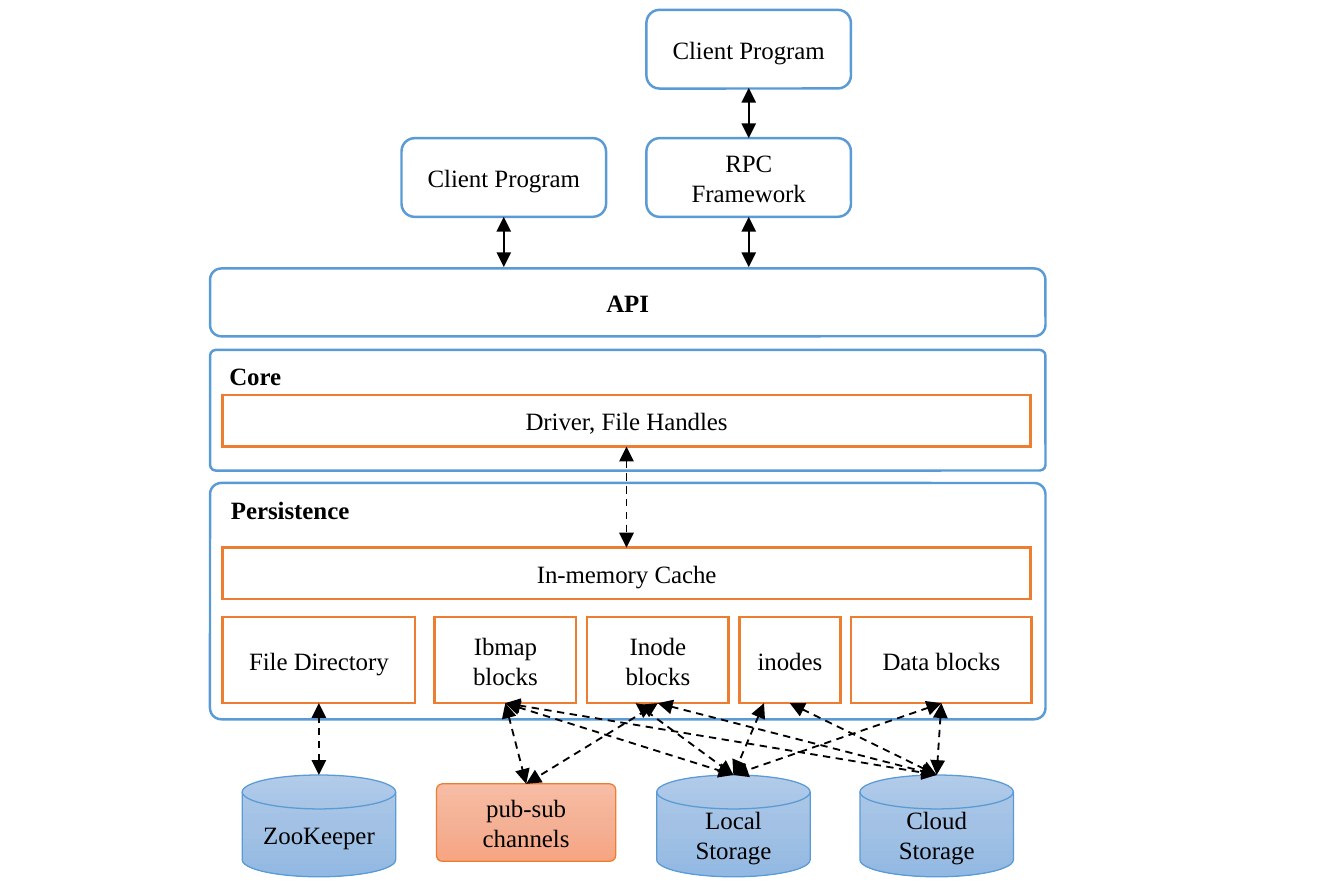
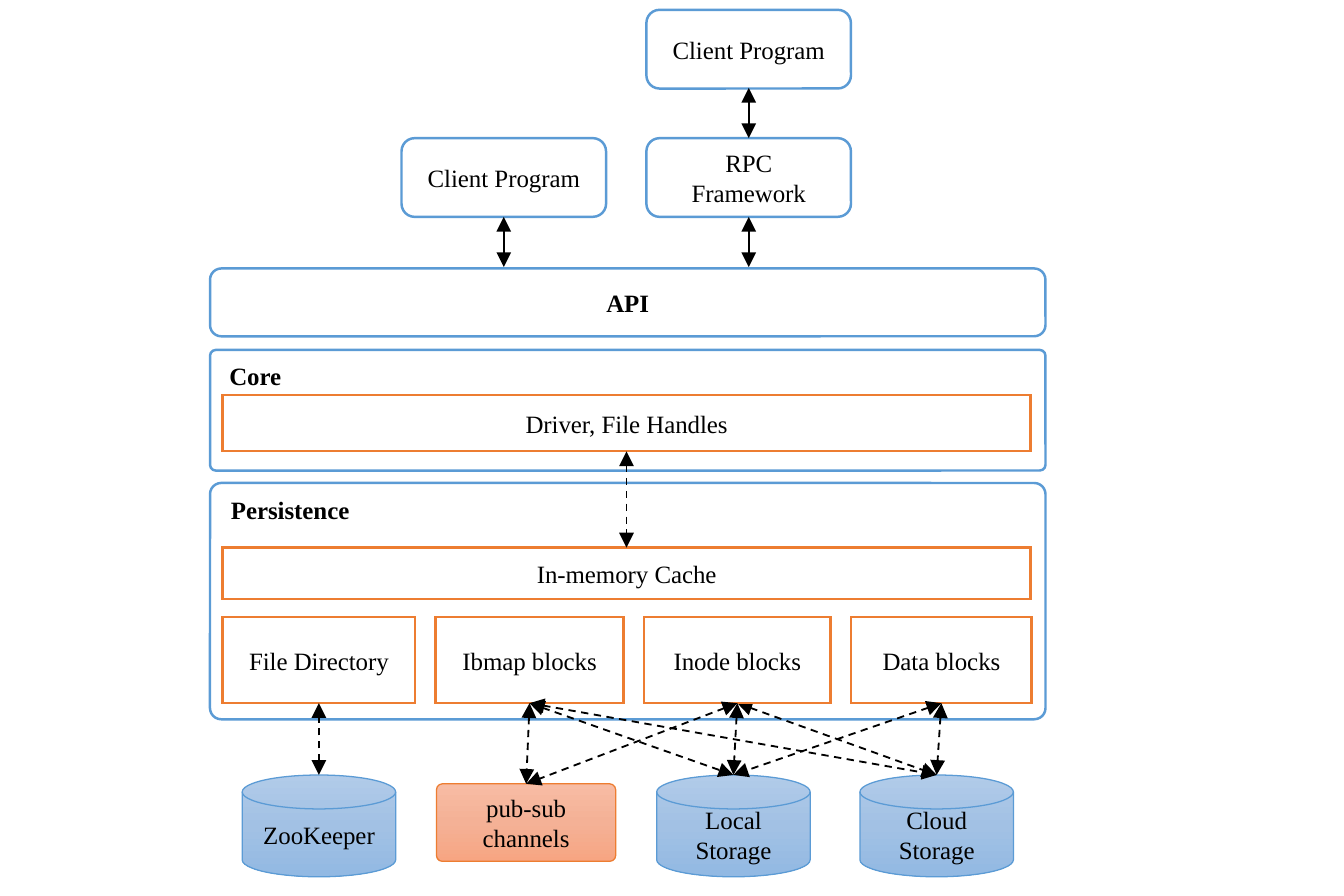
Before and after one commit to smash-bi/kawkab, a slide deck: slide 5 of docs/design/figures/fs-design.pptx. Drawn at 1344x896 pixels with LibreOffice and Linux fonts; fonts in the diff are those of the drawing. Boxes give left, top, right and bottom in pixels: in the first picture for what was removed or moved away, otherwise in the second. Text is boxed around its words. In the diff, an @@ line names an element or a change of style, - is before the commit and + after.

```diff
--- a/docs/design/figures/fs-design.pptx
+++ b/docs/design/figures/fs-design.pptx
@@ rectangle "Driver, File Handles": place and size @@
-rectangle "Driver, File Handles" at box(222, 394, 1030, 446)
+rectangle "Driver, File Handles" at box(222, 394, 1030, 450)
@@ double arrow moved from (627, 446) - (627, 548) to (627, 452) - (627, 548) @@
@@ rectangle "Ibmap blocks": place and size @@
-rectangle "Ibmap blocks" at box(434, 616, 575, 702)
+rectangle "Ibmap blocks" at box(435, 616, 624, 702)
@@ rectangle "Inode blocks": place and size @@
-rectangle "Inode blocks" at box(588, 616, 729, 702)
+rectangle "Inode blocks" at box(643, 616, 830, 702)
@@ rectangle removed at box(740, 616, 840, 702) @@
-inodes
@@ double arrow moved from (505, 702) - (527, 783) to (530, 702) - (527, 783) @@
@@ double arrow moved from (658, 702) - (527, 783) to (737, 702) - (527, 783) @@
@@ double arrow moved from (505, 702) - (937, 774) to (530, 702) - (937, 774) @@
@@ double arrow moved from (505, 702) - (733, 774) to (530, 702) - (733, 774) @@
@@ double arrow removed from (636, 702) to (733, 774) @@
@@ double arrow removed from (658, 702) to (937, 774) @@
@@ double arrow moved from (763, 702) - (733, 774) to (737, 702) - (733, 774) @@
@@ double arrow moved from (790, 702) - (937, 774) to (737, 702) - (937, 774) @@
```
Also in this commit, not shown: 2 slides added.
